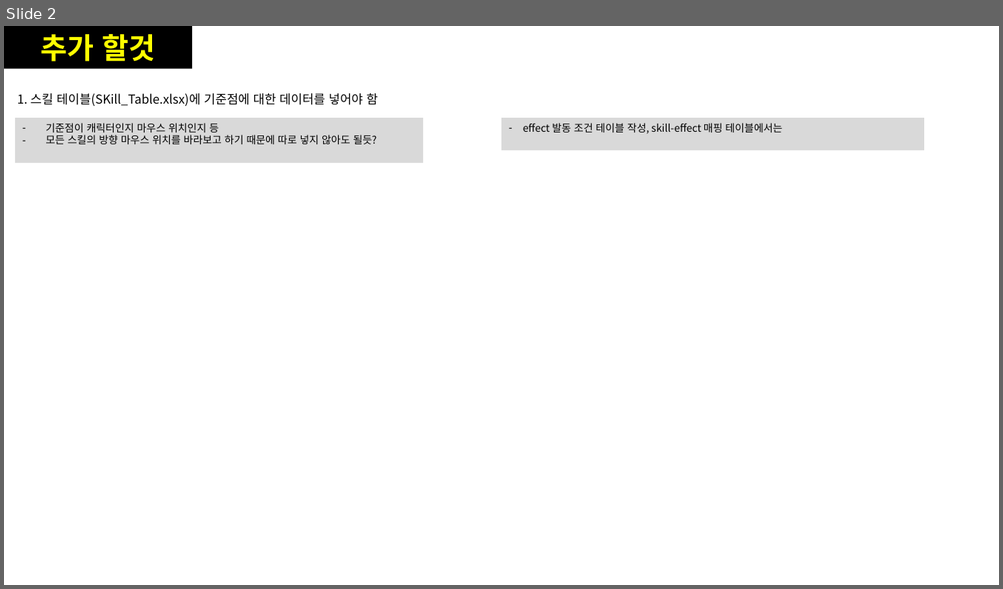
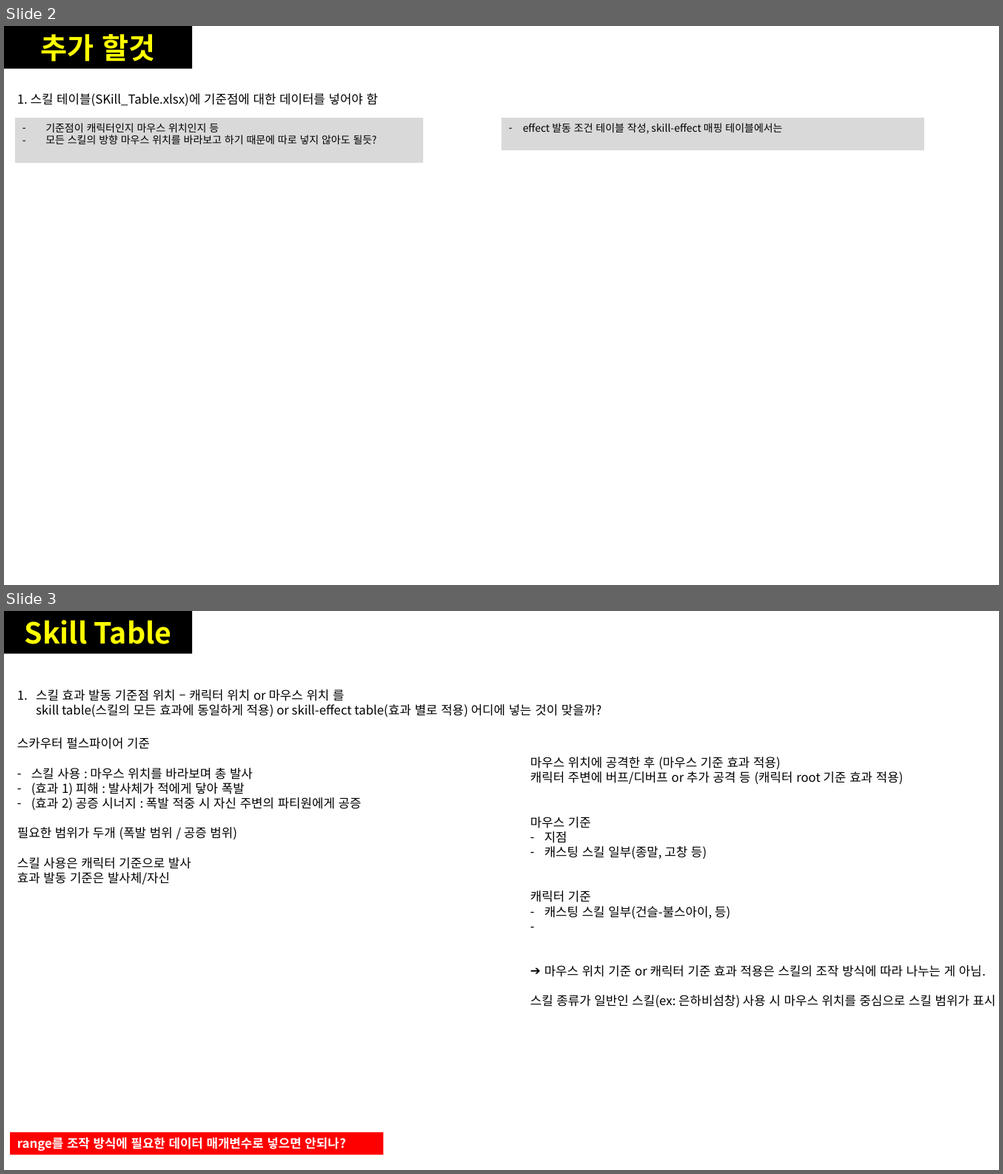
Before and after one commit to hjs0913/GameDesign, a slide deck: 로스트아크/데이터테이블/고민해야하는것.pptx. Shown one above the other, each under a label of ours: slide 2 before the commit, slides 2 and 3 after it. The pictures are 1003x589 and 1003x1174 pixels, drawn with LibreOffice and Linux fonts; fonts in the diff are those of the drawing. Boxes give left, top, right and bottom in pixels: in the first picture for what was removed or moved away, otherwise in the second. Text is boxed around its words. In the diff, an @@ line names an element or a change of style, - is before the commit and + after.

Commit message:
skill 테이블 조작 방식에 따른 데이터 매개변수 설명 추가

```diff
--- a/로스트아크/데이터테이블/고민해야하는것.pptx
+++ b/로스트아크/데이터테이블/고민해야하는것.pptx
@@ slide 3 added at (4, 611, 999, 1170), background #FFFFFF @@
@@ rectangle added at (4, 611, 192, 653), fill #000000, 28 pt, text #FFFF00, bold @@
+Skill Table
@@ text added at (36, 689, 602, 717), 12 pt, text #000000 @@
+1. 스킬 효과 발동 기준점 위치 – 캐릭터 위치 or 마우스 위치 를
+   skill table(스킬의 모든 효과에 동일하게 적용) or skill-effect table(효과 별로 적용) 어디에 넣는 것이 맞을까?
@@ text added at (17, 738, 361, 885), 12 pt, text #000000 @@
+스카우터 펄스파이어 기준
+– 스킬 사용 : 마우스 위치를 바라보며 총 발사
+– (효과 1) 피해 : 발사체가 적에게 닿아 폭발
+– (효과 2) 공증 시너지 : 폭발 적중 시 자신 주변의 파티원에게 공증
+필요한 범위가 두개 (폭발 범위 / 공증 범위)
+스킬 사용은 캐릭터 기준으로 발사
+효과 발동 기준은 발사체/자신
@@ text added at (530, 757, 996, 1008), 12 pt, text #000000 @@
+마우스 위치에 공격한 후 (마우스 기준 효과 적용)
+캐릭터 주변에 버프/디버프 or 추가 공격 등 (캐릭터 root 기준 효과 적용)
+마우스 기준
+– 지점
+– 캐스팅 스킬 일부(종말, 고창 등)
+캐릭터 기준
+– 캐스팅 스킬 일부(건슬-불스아이, 등)
+➔ 마우스 위치 기준 or 캐릭터 기준 효과 적용은 스킬의 조작 방식에 따라 나누는 게 아님.
+스킬 종류가 일반인 스킬(ex: 은하비섬창) 사용 시 마우스 위치를 중심으로 스킬 범위가 표시 됨.
@@ rectangle added at (10, 1133, 383, 1155), fill #FF0000, 12 pt, text #FFFFFF, bold @@
+range를 조작 방식에 필요한 데이터 매개변수로 넣으면 안되나?
```
Also in this commit, not shown: 6 other files.
